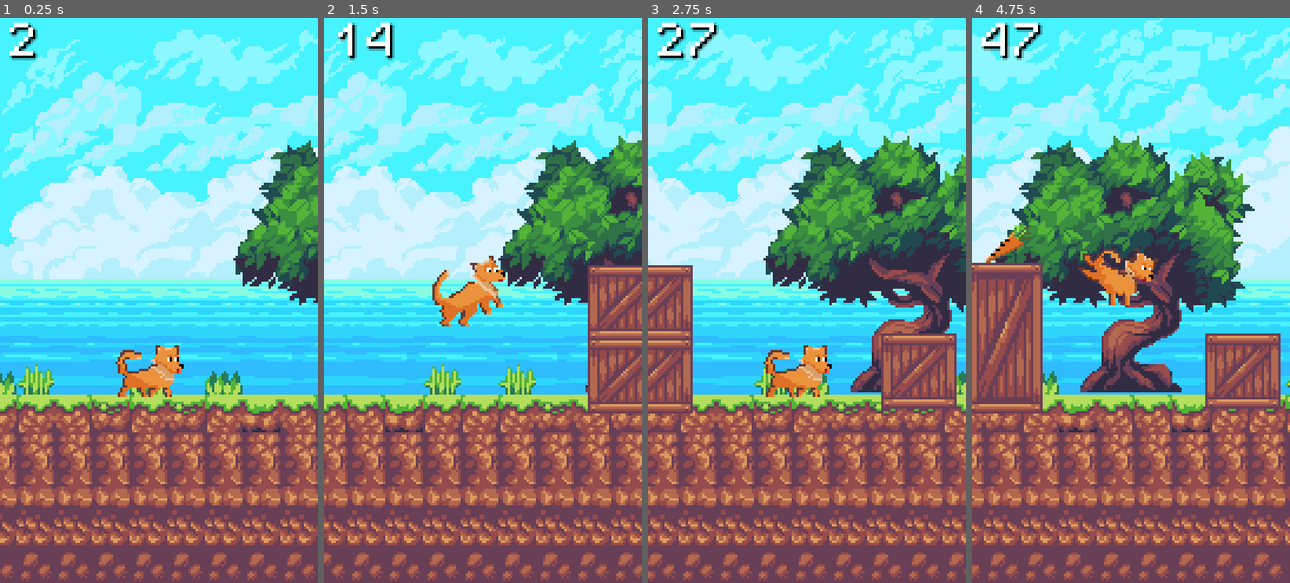
Above: before the commit, frames 1-4 (left to right).
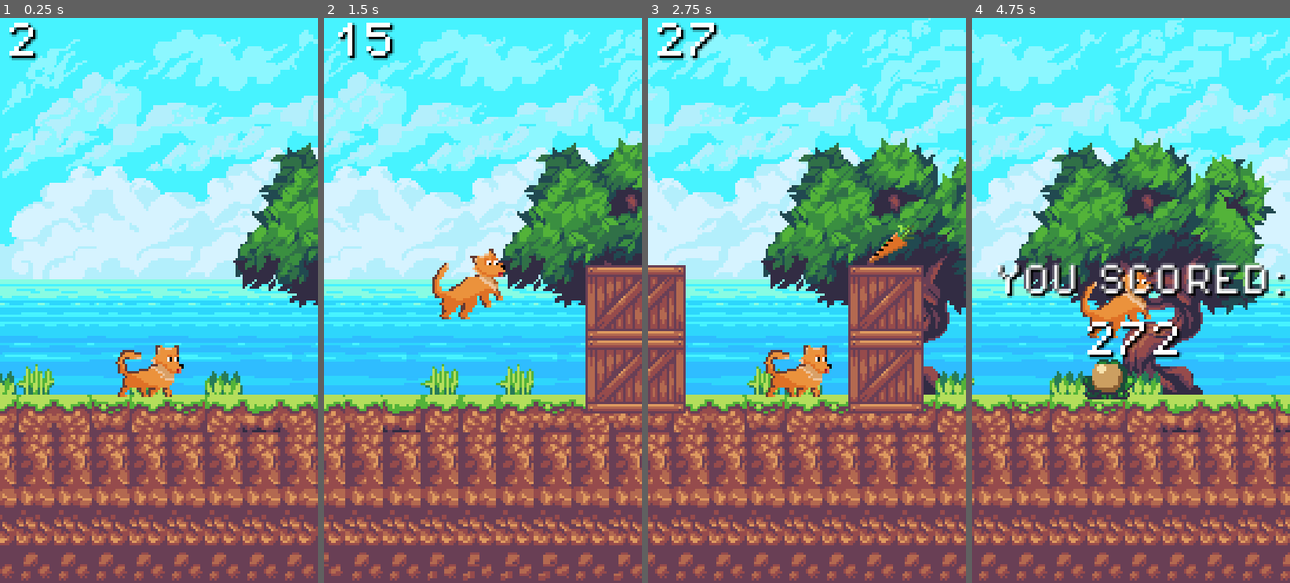
Above: after the commit, the same moments.

Repository: nikolaikilt/godot-2d-jumping-dog
Game: Godot game, scene res://scenes/game.tscn
The game is run twice, just before and just after one commit, with the same random seed, the same clock (stepped at 60 frames per second) and the same inputs.
Inputs (mouse positions are in pixels of both pictures, inside the frame that each line leads up to):
- Up to frame 1 (0.25 s): no input
- Up to frame 2 (1.5 s): move the mouse to (552, 272) at 0.52 s; click (552, 272) at 0.6 s; move the mouse to (419, 328) at 1.27 s; click (419, 328) at 1.35 s
- Up to frame 3 (2.75 s): move the mouse to (838, 176) at 2.02 s; click (838, 176) at 2.1 s
- Up to frame 4 (4.75 s): move the mouse to (1115, 413) at 2.77 s; click (1115, 413) at 2.85 s; move the mouse to (1226, 385) at 3.52 s; click (1226, 385) at 3.6 s; move the mouse to (1035, 215) at 4.27 s; click (1035, 215) at 4.35 s

The runs differ from the first frame. In frame 1, 1.8% of the frame differs, in the area x 73-100%, y 21-52%; in frame 2, 9.2%; in frame 3, 37%; in frame 4, 65%, in the area x 0-100%, y 0-100%.

Commit message:
carrot single sprite + bonus signal

Diff:
--- a/scenes/carrot_crane.gd
+++ b/scenes/carrot_crane.gd
@@ -4,5 +4,6 @@
 	global_position.x -= Global.scroll_speed * delta
 
 
+
 func _on_visible_on_screen_notifier_2d_screen_exited() -> void:
 	queue_free()
--- a/scenes/carrot_crane.tscn
+++ b/scenes/carrot_crane.tscn
@@ -1,7 +1,7 @@
 [gd_scene format=3 uid="uid://wb2i2at2m6xc"]
 
 [ext_resource type="Script" uid="uid://cdptf2agigaik" path="res://scenes/carrot_crane.gd" id="1_00hs5"]
-[ext_resource type="Texture2D" uid="uid://bf5uo8v1tsik8" path="res://assets/big-crate_CARROT.png" id="1_psths"]
+[ext_resource type="Texture2D" uid="uid://3338mbnerawt" path="res://assets/CARROT.png" id="2_00hs5"]
 
 [sub_resource type="SegmentShape2D" id="SegmentShape2D_bq5dj"]
 b = Vector2(28, 0)
@@ -14,7 +14,7 @@
 script = ExtResource("1_00hs5")
 
 [node name="Sprite2D" type="Sprite2D" parent="." unique_id=642614633]
-texture = ExtResource("1_psths")
+texture = ExtResource("2_00hs5")
 
 [node name="CollisionShape2D" type="CollisionShape2D" parent="." unique_id=2053873470]
 position = Vector2(-13, -15)
@@ -27,4 +27,4 @@
 
 [node name="VisibleOnScreenNotifier2D" type="VisibleOnScreenNotifier2D" parent="." unique_id=419941575]
 position = Vector2(-5, 0)
-rect = Rect2(-10, -32, 30, 79)
+rect = Rect2(-10, -32, 30, 19)
--- /dev/null
+++ b/scenes/crate_carrot.tscn
@@ -0,0 +1,58 @@
+[gd_scene format=3 uid="uid://cs00g7d0u7mng"]
+
+[ext_resource type="Script" uid="uid://bsfm6pnt53rwj" path="res://scripts/crate.gd" id="1_bxh6v"]
+[ext_resource type="Texture2D" uid="uid://djqytl3uyniq2" path="res://assets/big-crate.png" id="2_abv4v"]
+[ext_resource type="Texture2D" uid="uid://3338mbnerawt" path="res://assets/CARROT.png" id="3_abv4v"]
+
+[sub_resource type="SpriteFrames" id="SpriteFrames_bq5dj"]
+animations = [{
+"frames": [{
+"duration": 1.0,
+"texture": ExtResource("2_abv4v")
+}],
+"loop": 1,
+"name": &"idle",
+"speed": 5.0
+}]
+
+[sub_resource type="SegmentShape2D" id="SegmentShape2D_ybftx"]
+b = Vector2(32, 0)
+
+[sub_resource type="SegmentShape2D" id="SegmentShape2D_bq5dj"]
+b = Vector2(31, 0)
+
+[sub_resource type="SegmentShape2D" id="SegmentShape2D_odikw"]
+b = Vector2(28, 0)
+
+[node name="crate_carrot" type="AnimatableBody2D" unique_id=598942381]
+collision_layer = 4
+script = ExtResource("1_bxh6v")
+
+[node name="AnimatedSprite2D" type="AnimatedSprite2D" parent="." unique_id=1966641143]
+position = Vector2(1, 0)
+sprite_frames = SubResource("SpriteFrames_bq5dj")
+animation = &"idle"
+frame_progress = 0.2768196
+
+[node name="CollisionShape2D" type="CollisionShape2D" parent="." unique_id=892547122]
+position = Vector2(-15, -14)
+shape = SubResource("SegmentShape2D_ybftx")
+
+[node name="VisibleOnScreenNotifier2D" type="VisibleOnScreenNotifier2D" parent="." unique_id=1810443378]
+position = Vector2(-1, -6)
+rect = Rect2(-14, -10, 31, 31)
+
+[node name="CollisionShape2D2" type="CollisionShape2D" parent="." unique_id=956548261]
+z_index = -1
+position = Vector2(-15, 14)
+shape = SubResource("SegmentShape2D_bq5dj")
+
+[node name="CollisionShape2D3" type="CollisionShape2D" parent="." unique_id=1080191970]
+position = Vector2(-13, -15)
+shape = SubResource("SegmentShape2D_odikw")
+
+[node name="Sprite2D" type="Sprite2D" parent="." unique_id=2079090052]
+position = Vector2(2, -3)
+texture = ExtResource("3_abv4v")
+
+[connection signal="screen_exited" from="VisibleOnScreenNotifier2D" to="." method="_on_visible_on_screen_notifier_2d_screen_exited"]
--- /dev/null
+++ b/scenes/cratedouble_carrot.tscn
@@ -0,0 +1,47 @@
+[gd_scene format=3 uid="uid://u7xipdbmdn3h"]
+
+[ext_resource type="Script" uid="uid://csjsuqvk423py" path="res://scenes/cratedouble.gd" id="1_lnbt2"]
+[ext_resource type="Texture2D" uid="uid://djqytl3uyniq2" path="res://assets/big-crate.png" id="2_mvcxq"]
+[ext_resource type="Texture2D" uid="uid://3338mbnerawt" path="res://assets/CARROT.png" id="3_husha"]
+
+[sub_resource type="SegmentShape2D" id="SegmentShape2D_q6uv1"]
+b = Vector2(31, 0)
+
+[sub_resource type="SpriteFrames" id="SpriteFrames_q6uv1"]
+animations = [{
+"frames": [{
+"duration": 1.0,
+"texture": ExtResource("2_mvcxq")
+}],
+"loop": 1,
+"name": &"idle",
+"speed": 5.0
+}]
+
+[node name="cratedouble_carrot" type="AnimatableBody2D" unique_id=944600537]
+position = Vector2(27, 16)
+script = ExtResource("1_lnbt2")
+
+[node name="CollisionShape2D" type="CollisionShape2D" parent="." unique_id=458800130]
+position = Vector2(-26, -14)
+shape = SubResource("SegmentShape2D_q6uv1")
+
+[node name="VisibleOnScreenNotifier2D" type="VisibleOnScreenNotifier2D" parent="." unique_id=2017590966]
+position = Vector2(-13, 24)
+rect = Rect2(-14, -39, 31, 60)
+
+[node name="AnimatedSprite2D" type="AnimatedSprite2D" parent="." unique_id=1408843978]
+z_index = -1
+position = Vector2(-11, 1)
+sprite_frames = SubResource("SpriteFrames_q6uv1")
+animation = &"idle"
+
+[node name="AnimatedSprite2D" type="AnimatedSprite2D" parent="AnimatedSprite2D" unique_id=508406373]
+z_index = -1
+position = Vector2(0, 31)
+sprite_frames = SubResource("SpriteFrames_q6uv1")
+animation = &"idle"
+
+[node name="Sprite2D" type="Sprite2D" parent="." unique_id=371712561]
+position = Vector2(-10, 0)
+texture = ExtResource("3_husha")
--- a/scenes/game.tscn
+++ b/scenes/game.tscn
@@ -10,8 +10,9 @@
 [ext_resource type="Texture2D" uid="uid://c06n4sbp07s7h" path="res://assets/bush.png" id="3_p57ef"]
 [ext_resource type="Texture2D" uid="uid://ntynygcp8oh5" path="res://assets/tree.png" id="4_u5sy4"]
 [ext_resource type="PackedScene" uid="uid://c4n5q4xcla5bm" path="res://scenes/cratedouble.tscn" id="4_vtaks"]
-[ext_resource type="PackedScene" uid="uid://wb2i2at2m6xc" path="res://scenes/carrot_crane.tscn" id="5_kvpfn"]
+[ext_resource type="PackedScene" uid="uid://u7xipdbmdn3h" path="res://scenes/cratedouble_carrot.tscn" id="5_trtic"]
 [ext_resource type="AudioStream" uid="uid://dgpcy8la8iyhq" path="res://assets/sounds/my_jumping_dog_ost.ogg" id="6_dinhu"]
+[ext_resource type="PackedScene" uid="uid://cs00g7d0u7mng" path="res://scenes/crate_carrot.tscn" id="6_ir15t"]
 [ext_resource type="FontFile" uid="uid://beyvqr6xm3s2i" path="res://assets/PixelOperator8.ttf" id="13_kvuet"]
 
 [sub_resource type="WorldBoundaryShape2D" id="WorldBoundaryShape2D_bq5dj"]
@@ -152,7 +153,7 @@
 
 [node name="game" type="Node" unique_id=904830250]
 script = ExtResource("1_gee14")
-enemy_scenes = Array[PackedScene]([ExtResource("2_0tnpc"), ExtResource("3_0tnpc"), ExtResource("4_vtaks"), ExtResource("5_kvpfn")])
+enemy_scenes = Array[PackedScene]([ExtResource("2_0tnpc"), ExtResource("3_0tnpc"), ExtResource("4_vtaks"), ExtResource("5_trtic"), ExtResource("6_ir15t")])
 
 [node name="BackgroundMusic" type="AudioStreamPlayer2D" parent="." unique_id=1954932048]
 stream = ExtResource("6_dinhu")
@@ -204,9 +205,9 @@
 [node name="TextureRect2" type="TextureRect" parent="ParallaxBackground/ParallaxLayer2/Background" unique_id=1146260882]
 layout_mode = 0
 offset_left = 99.0
-offset_top = 49.0
+offset_top = 50.0
 offset_right = 218.0
-offset_bottom = 160.0
+offset_bottom = 161.0
 texture = ExtResource("4_u5sy4")
 
 [node name="player" parent="." unique_id=1005019559 instance=ExtResource("2_yqjtg")]
@@ -216,6 +217,41 @@
 autostart = true
 
 [node name="HUD" type="CanvasLayer" parent="." unique_id=1821529400]
+
+[node name="debug3" type="Label" parent="HUD" unique_id=345478636]
+visible = false
+offset_left = 104.0
+offset_top = 8.0
+offset_right = 144.0
+offset_bottom = 31.0
+theme_override_colors/font_shadow_color = Color(0, 0, 0, 1)
+theme_override_fonts/font = ExtResource("13_kvuet")
+theme_override_font_sizes/font_size = 9
+text = "0"
+autowrap_mode = 3
+
+[node name="debug2" type="Label" parent="HUD" unique_id=37833272]
+visible = false
+offset_left = 48.0
+offset_top = 8.0
+offset_right = 88.0
+offset_bottom = 31.0
+theme_override_colors/font_shadow_color = Color(0, 0, 0, 1)
+theme_override_fonts/font = ExtResource("13_kvuet")
+theme_override_font_sizes/font_size = 9
+text = "0"
+autowrap_mode = 3
+
+[node name="debug" type="Label" parent="HUD" unique_id=2110364915]
+visible = false
+offset_top = 24.0
+offset_right = 40.0
+offset_bottom = 47.0
+theme_override_colors/font_shadow_color = Color(0, 0, 0, 1)
+theme_override_fonts/font = ExtResource("13_kvuet")
+theme_override_font_sizes/font_size = 9
+text = "0"
+autowrap_mode = 3
 
 [node name="Score" type="Label" parent="HUD" unique_id=214648789]
 offset_left = 2.0
@@ -268,7 +304,9 @@
 autostart = true
 
 [node name="SpeedTime" type="Timer" parent="." unique_id=620639730]
-
+autostart = true
+
+[connection signal="bonus" from="player" to="." method="_on_player_bonus"]
 [connection signal="hit" from="player" to="." method="_on_player_hit"]
 [connection signal="timeout" from="EnemyTimer" to="." method="_on_enemy_timer_timeout"]
 [connection signal="timeout" from="ScoreTimer" to="." method="_on_score_timer_timeout"]
--- a/scenes/player.tscn
+++ b/scenes/player.tscn
@@ -159,7 +159,7 @@
 sprite_frames = SubResource("SpriteFrames_bq5dj")
 animation = &"run"
 autoplay = "run"
-frame_progress = 0.02657992
+frame_progress = 0.8917857
 
 [node name="CollisionShape2D" type="CollisionShape2D" parent="." unique_id=2143557320]
 position = Vector2(-4, 7)
--- a/scripts/game.gd
+++ b/scripts/game.gd
@@ -1,10 +1,11 @@
 extends Node
 
 @export var enemy_scenes: Array[PackedScene]
+
 var score = 0
 # Called when the node enters the scene tree for the first time.
 func _ready() -> void:
-	pass # Replace with function body.
+	$HUD/Score.add_theme_color_override("font_color","White")
 
 
 # Called every frame. 'delta' is the elapsed time since the previous frame.
@@ -14,10 +15,14 @@
 
 
 func _on_enemy_timer_timeout() -> void:
+
 	var enemy_scene = enemy_scenes.pick_random()
 	var enemy_instance = enemy_scene.instantiate()
-
-	if enemy_instance.name == "cratedouble" or enemy_instance.name == "carrot_crane":
+	if Global.counter:
+		Global.prev_enemy_instance_name = Global.enemy_instance_name
+	Global.enemy_instance_name = enemy_instance.name
+	Global.counter = true
+	if enemy_instance.name == "cratedouble" or enemy_instance.name == "cratedouble_carrot":
 		enemy_instance.position = Vector2(187,120)
 	else:
 		enemy_instance.position = Vector2(187,150)
@@ -47,3 +52,12 @@
 
 func _on_speed_time_timeout() -> void:
 	Engine.time_scale += 0.01
+
+
+func _on_player_bonus() -> void:
+
+	score +=10
+	$HUD/Score.add_theme_color_override("font_color","Red")
+	await get_tree().create_timer( 1 *Engine.time_scale).timeout
+
+	$HUD/Score.add_theme_color_override("font_color","White")
--- a/scripts/global.gd
+++ b/scripts/global.gd
@@ -2,3 +2,6 @@
 
 const scroll_speed = 100
 const global_position_player = 63
+var enemy_instance_name = ""
+var prev_enemy_instance_name = ""
+var counter = false
--- a/scripts/player.gd
+++ b/scripts/player.gd
@@ -1,6 +1,7 @@
 extends CharacterBody2D
-const JUMP_VELOCITY = -280.0
+const JUMP_VELOCITY = -300.0
 signal hit
+signal bonus
 var fixed_x: float
 
 
@@ -15,7 +16,7 @@
 			$AnimatedSprite2D.play("falling")
 	else:
 		$AnimatedSprite2D.play("run")
-
+		$AnimatedSprite2D.speed_scale = Engine.time_scale
 	# Handle jump.
 	if Input.is_action_just_pressed("click") and is_on_floor():
 		velocity.y = JUMP_VELOCITY
@@ -23,11 +24,28 @@
 
 	velocity.x = 0.0
 	move_and_slide()
+
 	# Blocca eventuali spostamenti orizzontali causati da collisioni o piattaforme.
 	global_position.x = fixed_x
-
+	$"../HUD/debug".text = str(Global.enemy_instance_name)
+	$"../HUD/debug2".text = str(Global.prev_enemy_instance_name)
+	$"../HUD/debug3".text = str(Global.counter)
 	var collision = get_last_slide_collision()
 	if collision:
 		var collider = collision.get_collider()
 		if collider is CharacterBody2D :
 			hit.emit()
+		if (collider is AnimatableBody2D
+			and Global.prev_enemy_instance_name == "crate_carrot"
+			or Global.prev_enemy_instance_name == "cratedouble_carrot"
+			and Global.enemy_instance_name != "cratedouble"
+			and Global.enemy_instance_name != "crate" ) :
+			bonus.emit()
+
+
+
+
+
+
+func _on_bonus() -> void:
+	pass # Replace with function body.
Binary file added: assets/CARROT.png
Not shown, added: assets/CARROT.png.import
